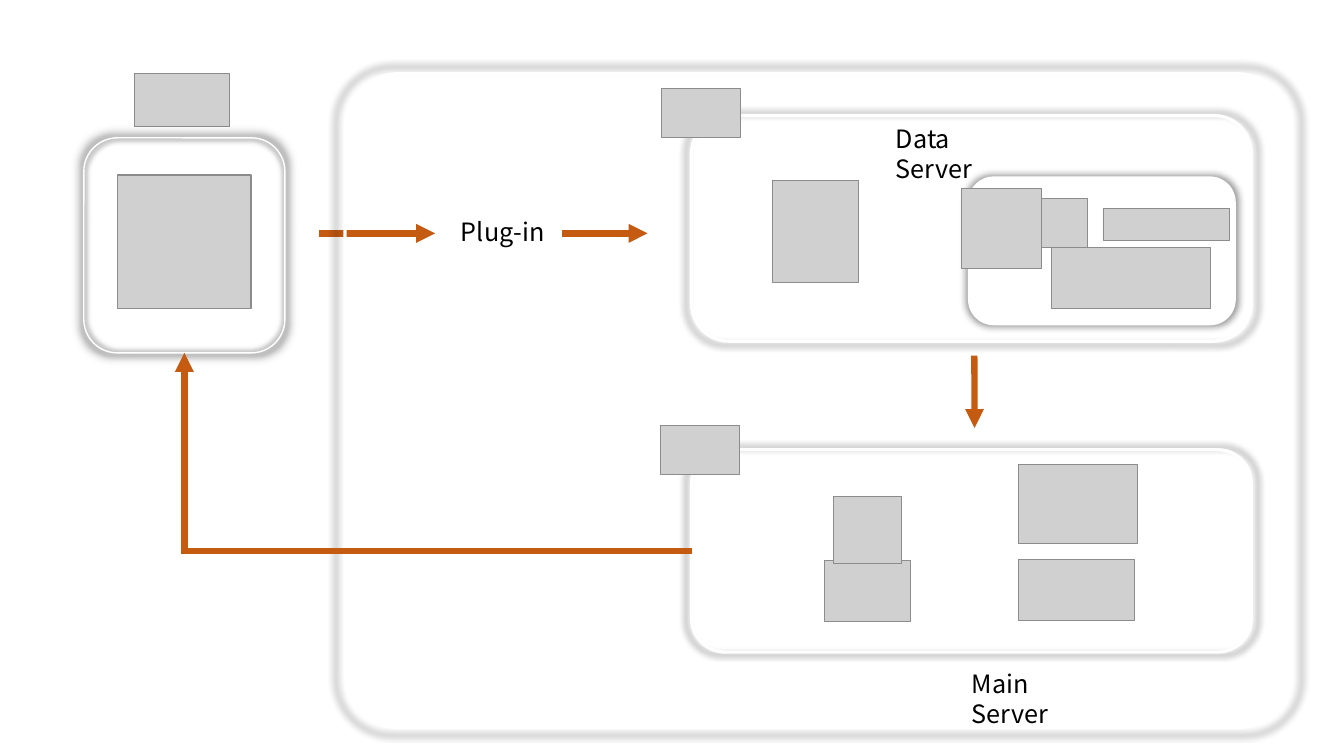
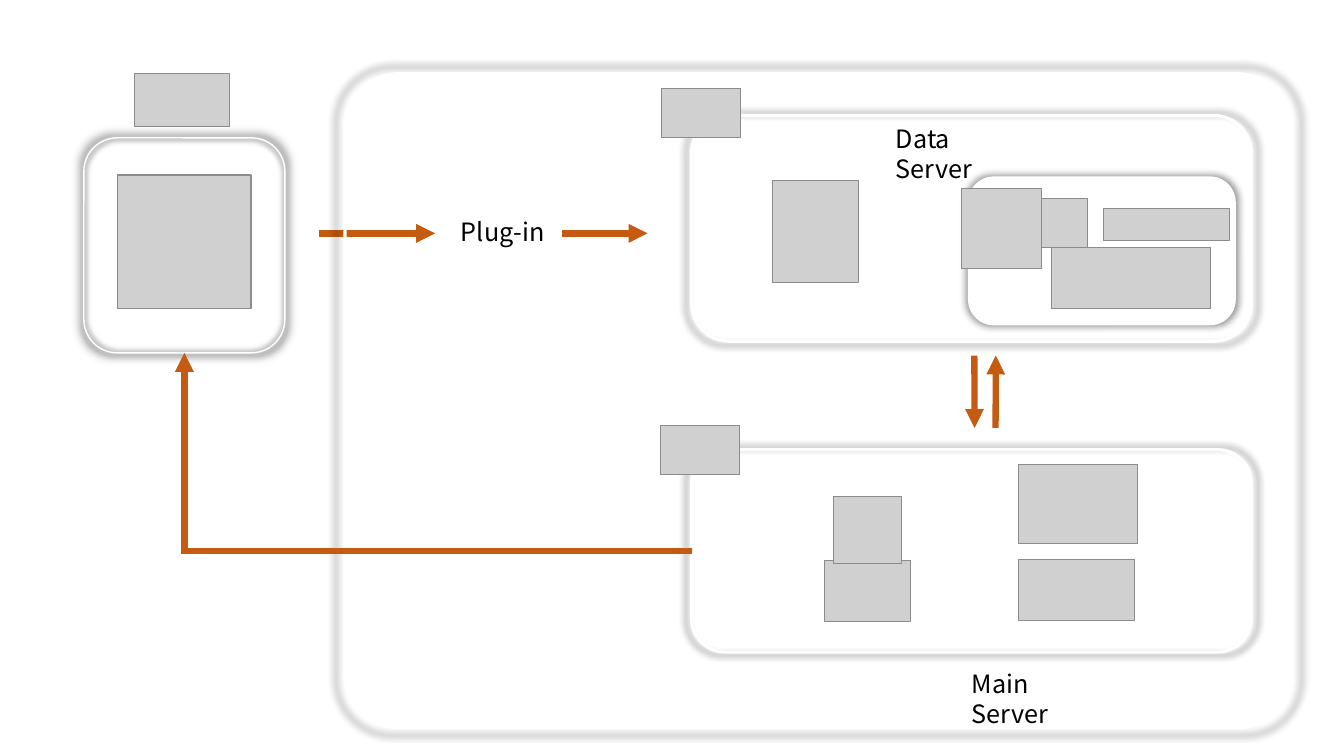
Before and after one commit to shim99887/TMI, a slide deck: slide 1 of docs/Architecture/architecture.pptm. Drawn at 1344x756 pixels with LibreOffice and Linux fonts; fonts in the diff are those of the drawing; grey boxes stand for pictures. Boxes give left, top, right and bottom in pixels: in the first picture for what was removed or moved away, otherwise in the second. Text is boxed around its words. In the diff, an @@ line names an element or a change of style, - is before the commit and + after.

```diff
--- a/docs/Architecture/architecture.pptm
+++ b/docs/Architecture/architecture.pptm
@@ arrow added from (996, 429) to (996, 356), #C55A11 4.5 pt @@
```
Also in this commit, not shown: 1 other file.
